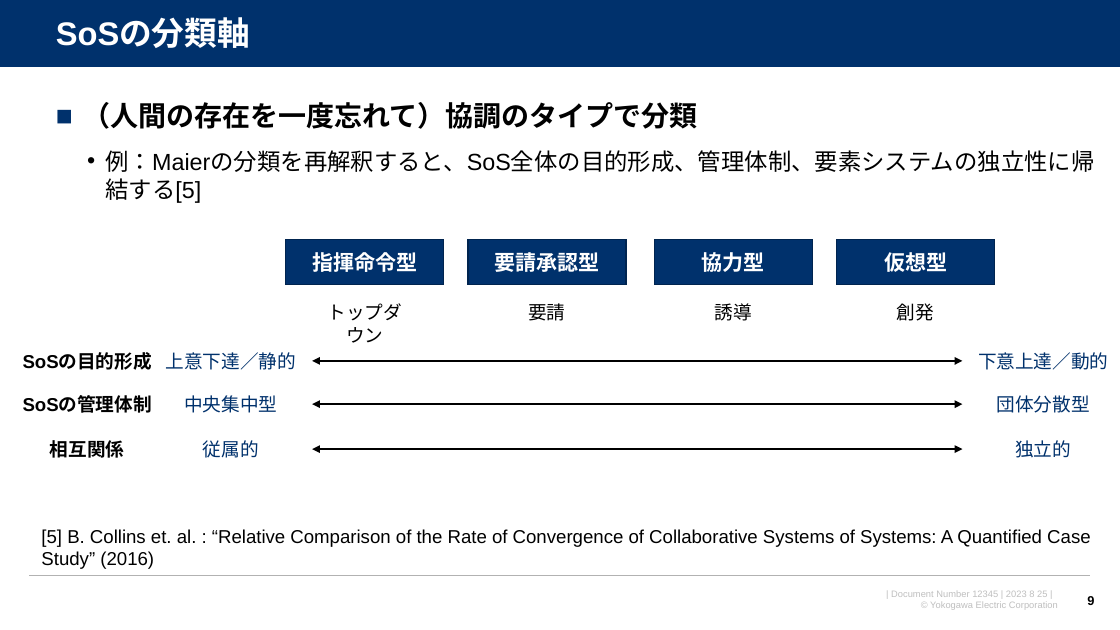
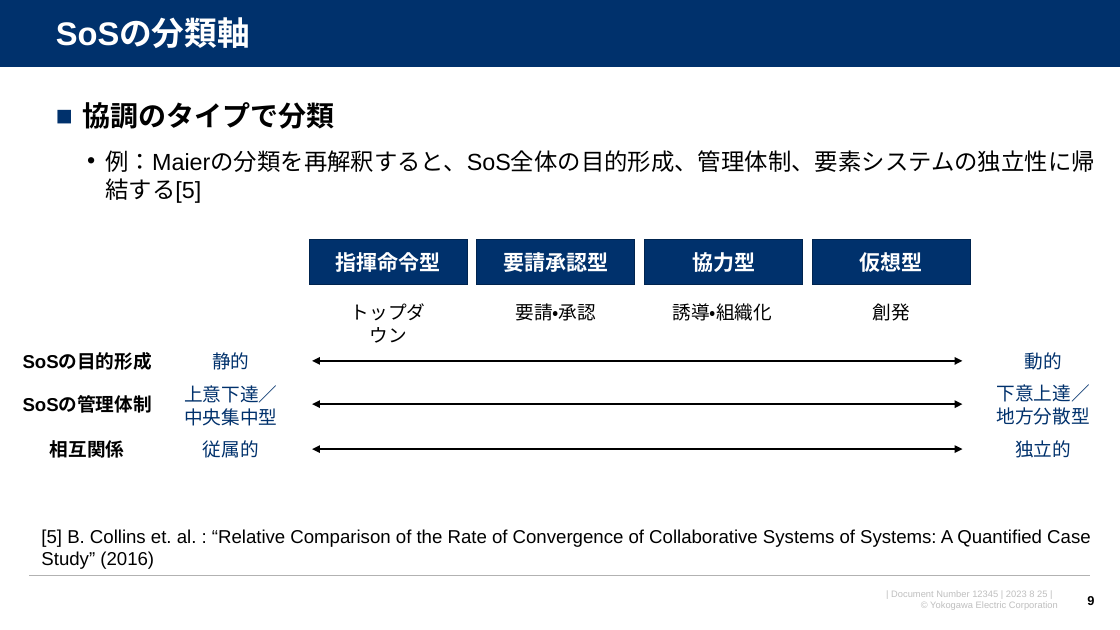
Before and after one commit to watarukumagai-git/opt, a slide deck: slide 9 of SoS/230825_SoS分科会第6回進め方のご相談_rev.0.pptx. Drawn at 1120x630 pixels with LibreOffice and Linux fonts; fonts in the diff are those of the drawing; background and template pictures are left out. Boxes give left, top, right and bottom in pixels: in the first picture for what was removed or moved away, otherwise in the second. Text is boxed around its words. In the diff, an @@ line names an element or a change of style, - is before the commit and + after.

```diff
--- a/SoS/230825_SoS分科会第6回進め方のご相談_rev.0.pptx
+++ b/SoS/230825_SoS分科会第6回進め方のご相談_rev.0.pptx
@@ text at [82,102,334,129]: text changed @@
-■ （人間の存在を一度忘れて）協調のタイプで分類
+■ 協調のタイプで分類
@@ rectangle "指揮命令型": place and size @@
-rectangle "指揮命令型" at [286,239,444,285]
+rectangle "指揮命令型" at [309,239,467,285]
@@ rectangle "要請承認型": place and size @@
-rectangle "要請承認型" at [468,239,626,285]
+rectangle "要請承認型" at [477,239,635,285]
@@ rectangle "協力型": place and size @@
-rectangle "協力型" at [655,239,812,285]
+rectangle "協力型" at [644,239,802,285]
@@ rectangle "仮想型": place and size @@
-rectangle "仮想型" at [837,239,995,285]
+rectangle "仮想型" at [812,239,970,285]
@@ text "トップダウン": place and size @@
-text "トップダウン" at [328,303,402,343]
+text "トップダウン" at [351,303,426,343]
@@ text "創発": place and size @@
-text "創発" at [897,303,934,321]
+text "創発" at [872,303,909,321]
@@ text at [515,303,596,321]: text changed @@
-要請
+要請・承認
@@ text at [673,303,772,321]: text changed @@
-誘導
+誘導・組織化
@@ text at [212,352,249,370]: text changed @@
-上意下達／静的
+静的
@@ text at [1025,352,1062,370]: text changed @@
-下意上達／動的
+動的
@@ text at [184,385,277,426]: text changed @@
-中央集中型
+上意下達／中央集中型
@@ text at [997,384,1090,425]: text changed @@
-団体分散型
+下意上達／地方分散型
```
Also in this commit, not shown: 7 other slides changed, 2 slides removed.
